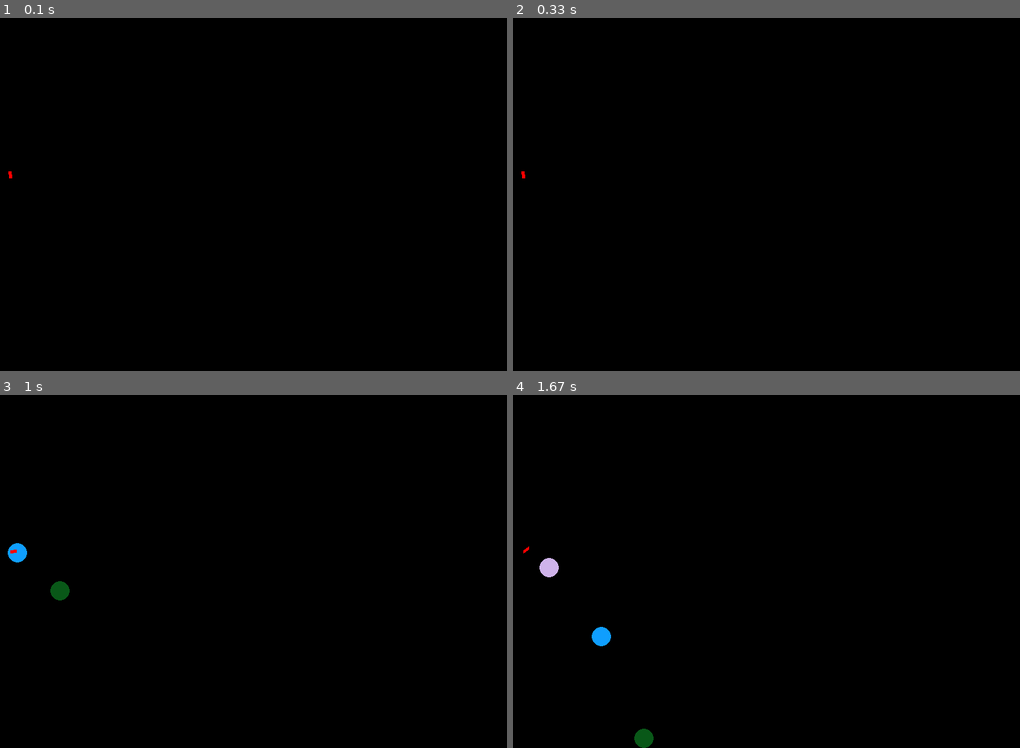
Above: before the commit, frames 1-4 (two rows, left to right).
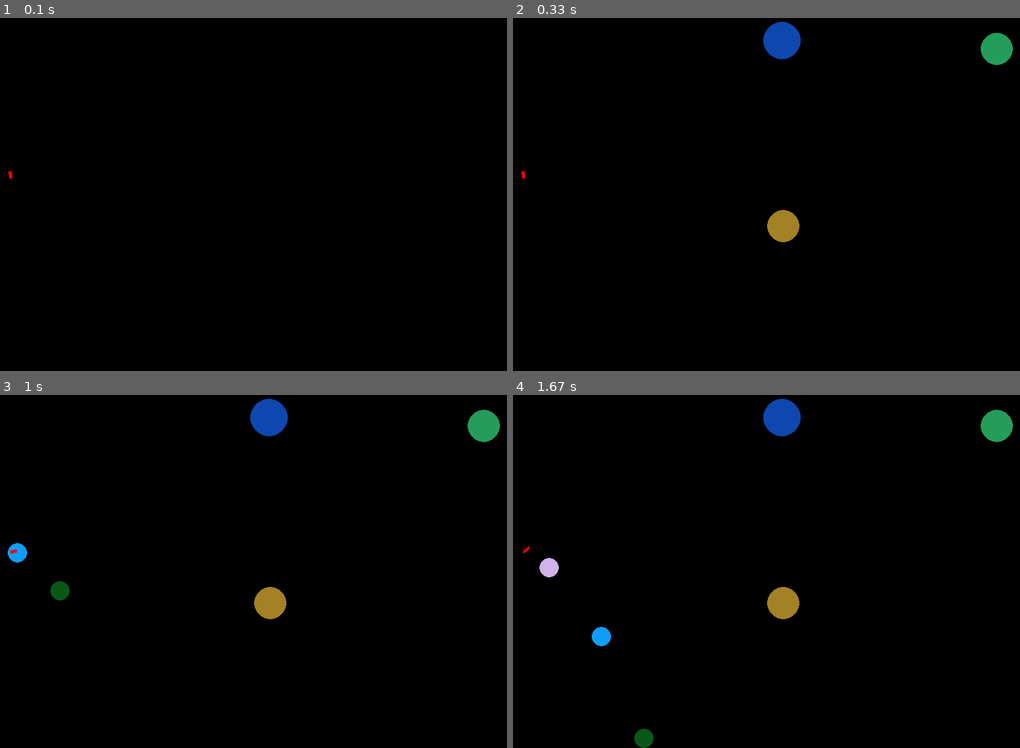
Above: after the commit, the same moments.

Repository: python-practice-b02-006/Biglov
Game: pygame game, started from lab_5/pygame_gun.py
Same seed, same stepped clock (60 frames per second), same inputs: the game is played once before the commit and once after it.
Inputs (mouse positions are in pixels of both pictures, inside the frame that each line leads up to):
- Up to frame 1 (0.1 s): no input
- Up to frame 2 (0.33 s): no input
- Up to frame 3 (1 s): click (248, 553) at 0.42 s; hold Up from 0.67 s (still down); click (415, 543) at 0.8 s
- Up to frame 4 (1.67 s): release Up at 1.13 s; hold Down 1.17-1.47 s; click (639, 557) at 1.3 s; hold Up from 1.5 s (still down); click (604, 497) at 1.63 s

Frame 1 is identical in both runs. In frame 2, 1.5% of the frame differs, in the area x 49-99%, y 1-64%; in frame 3, 1.5%; in frame 4, 1.5%.

Commit message:
added ability to generate and draw targets to Manager class

Diff:
--- a/lab_5/pygame_gun.py
+++ b/lab_5/pygame_gun.py
@@ -96,6 +96,7 @@
         self.coord = coord
         self.rad = rad
         self.color = color
+        self.is_alive = True
 
     def check_collision(self, ball):
         '''
@@ -103,31 +104,56 @@
         '''
         R2 = sum([(x - y)**2 for x,y in zip(self.coord, ball.coord)])
 
-        return R2 < (self.rad + ball.rad)**2
-
-    def draw(self):
-        pg.draw.circle(screen, self.color, self.rad)
+        if R2 < (self.rad + ball.rad)**2:
+            self.is_alive = False
+            return True
+        return False
+
+    def draw(self, screen):
+        pg.draw.circle(screen, self.color, self.coord, self.rad)
 
 
 
 
 class Manager():
-    def __init__(self):
+    def __init__(self, target_count=3):
         self.gun = Gun()
         self.table = Table()
         self.balls = []
+        self.targets = []
+        self.target_count = target_count
+
+
+    def new_target(self):
+        '''
+        add a new target to shoot
+        '''
+        rad = randint(20, 30)
+
+        x = randint(rad, SCREEN_SIZE[0] - rad)
+        y = randint(rad, SCREEN_SIZE[1] - rad)
+
+        self.targets.append(Target([x, y], rad))
+
 
     def process(self, events, screen):
         done = self.handle_events(events)
         self.move()
         self.draw(screen)
-        self.check_alive()
+        if self.check_alive():
+            for i in range(self.target_count):
+                self.new_target()
+
         return done
 
     def draw(self, screen):
         screen.fill(BLACK)
         for ball in self.balls:
             ball.draw(screen)
+
+        for targ in self.targets:
+            targ.draw(screen)
+
         self.gun.draw(screen)
 
     def move(self):
@@ -136,13 +162,9 @@
         self.gun.move()
 
     def check_alive(self):
-        dead_balls = []
-        for i, ball in enumerate(self.balls):
-            if not ball.is_alive:
-                dead_balls.append(i)
-
-        for i in reversed(dead_balls):
-            self.balls.pop(i)
+        self.balls = [b for b in self.balls if b.is_alive]
+        self.targets = [t for t in self.targets if t.is_alive]
+        return len(self.targets) == 0
 
     def handle_events(self, events):
         done = False
